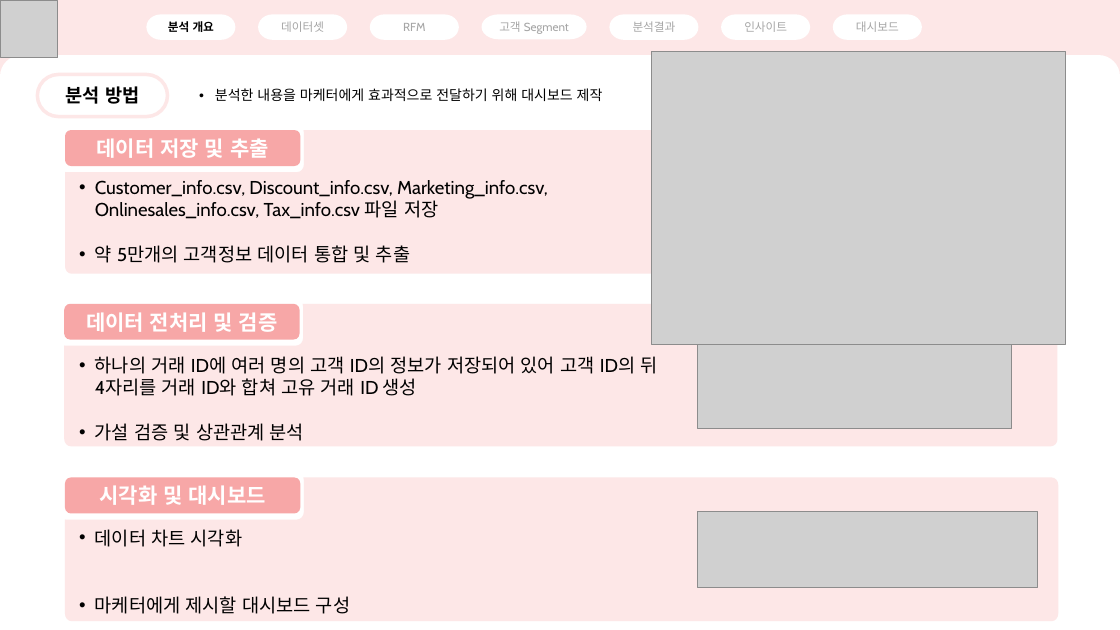
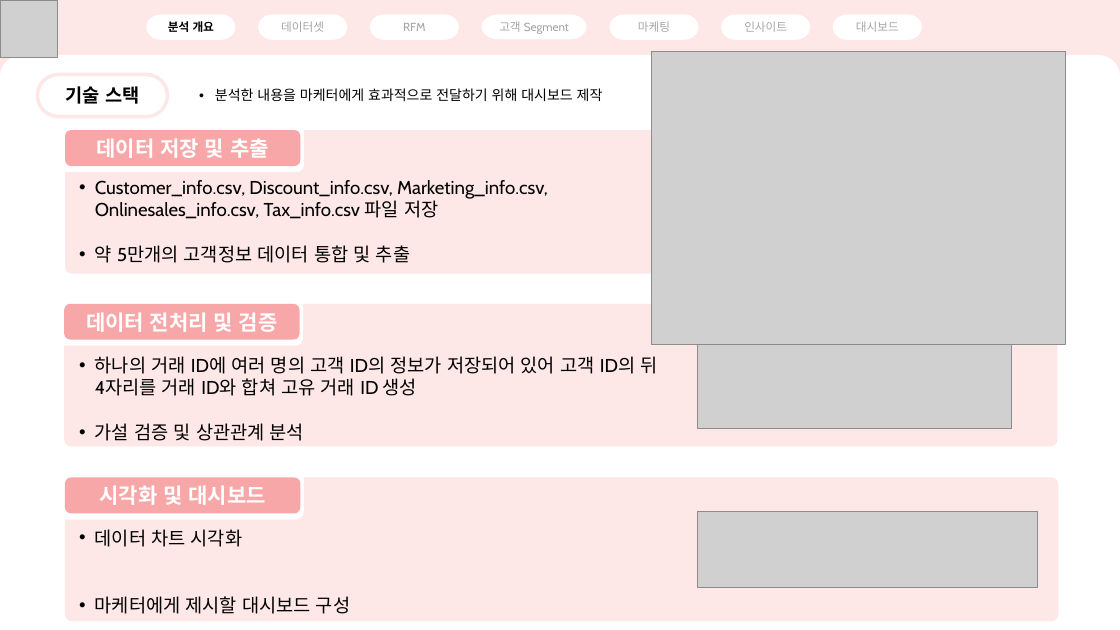
Before and after one commit to brownnyi/Data_Study, a slide deck: slide 4 of Project/RFM/RFM.pptx (slide 3 before the commit). Drawn at 1120x630 pixels with LibreOffice and Linux fonts; fonts in the diff are those of the drawing; grey boxes stand for pictures. Boxes give left, top, right and bottom in pixels: in the first picture for what was removed or moved away, otherwise in the second. Text is boxed around its words. In the diff, an @@ line names an element or a change of style, - is before the commit and + after.

```diff
--- a/Project/RFM/RFM.pptx
+++ b/Project/RFM/RFM.pptx
@@ text in pill shape at [638, 21, 670, 32]: text changed @@
-분석결과
+마케팅
@@ text in pill shape at [66, 86, 139, 104]: text changed @@
-분석 방법
+기술 스택
```
Also in this commit, not shown: 6 other slides changed, 2 slides added, 4 slides removed.
